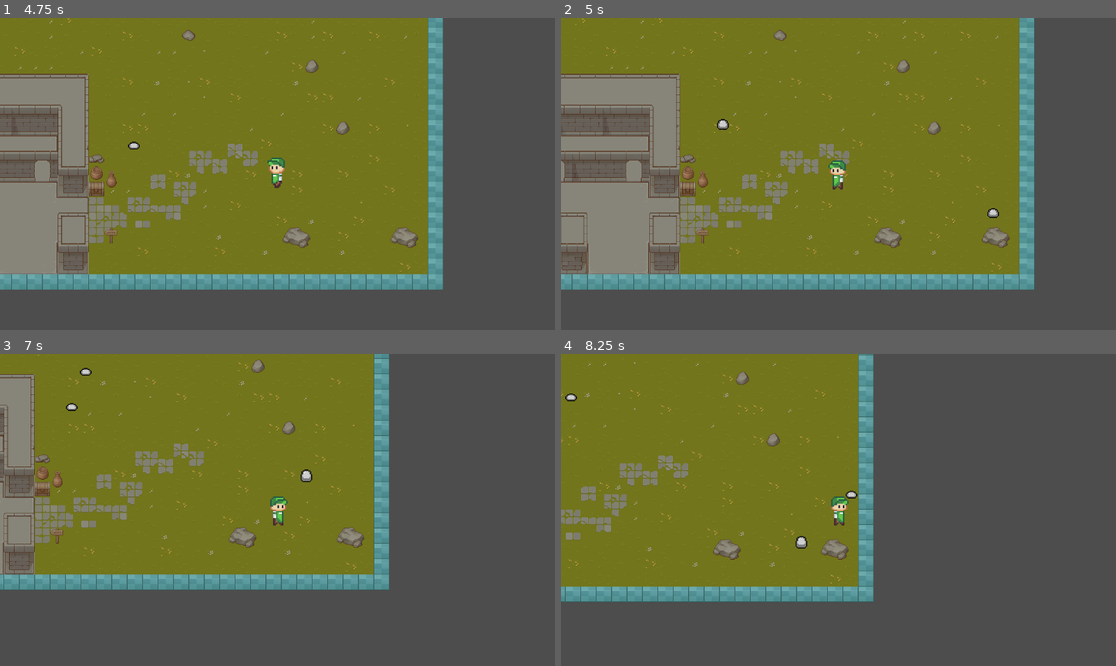
Above: before the commit, frames 1-4 (two rows, left to right).
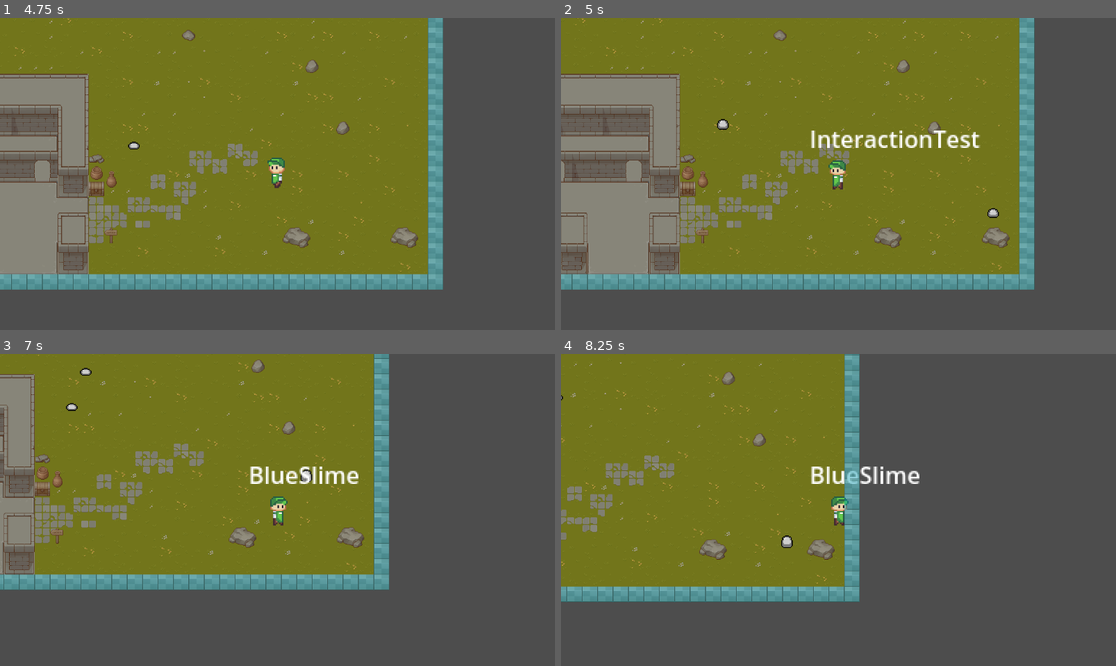
Above: after the commit, the same moments.

Repository: NemuiKoda/ldjam_56
Game: Godot game, scene res://level/main.tscn
Two runs of this game, one before a commit and one after it. Both use one fixed random seed, a clock stepped at 60 frames per second and the inputs below.
Inputs:
- Up to frame 1 (4.75 s): hold D (right) 0.53-1.28 s; tap E (interact, bound only after the commit) every 0.75 s from 0.6 to 4.35 s; hold S (down) 1.28-2.03 s; hold D (right) 2.03-2.78 s; hold W (up) 2.78-3.53 s; hold A (left) from 3.53 s (still down)
- Up to frame 2 (5 s): keep holding A (left)
- Up to frame 3 (7 s): release A (left) at 5.03 s; hold S (down) 5.03-5.78 s; tap E (interact, bound only after the commit) at 5.1, 5.85, 6.6 s; hold D (right) 5.78-6.53 s; hold W (up) from 6.53 s (still down)
- Up to frame 4 (8.25 s): release W (up) at 7.28 s; hold D (right) 7.28-8.03 s; tap E (interact, bound only after the commit) at 7.35, 8.1 s; hold S (down) from 8.03 s (still down)

Frame 1 is identical in both runs. In frame 2, 0.9% of the frame differs, in the area x 45-76%, y 36-42%; in frame 3, 0.6%; in frame 4, 7.9%, in the area x 0-65%, y 0-80%.

Commit message:
interaction with slimes

Diff:
--- a/entitys/player/player.gd
+++ b/entitys/player/player.gd
@@ -2,12 +2,25 @@
 
 @export var move_speed : float = 250
 @onready var animation = $AnimationPlayer
+@onready var all_interactions = []
+@onready var interactLabel = $"Interaction components/InteractLabel"
+
+var carrying_slime = false
+var blue_slime_inventory = 0
+var red_slime_inventory = 0
+var green_slime_inventory = 0
+
+func _ready():
+	update_interactions()
 
 func _physics_process(delta):
 	var input_direction = Vector2(
 		Input.get_action_strength("right") - Input.get_action_strength("left"),
 		Input.get_action_strength("down") - Input.get_action_strength("up")
 	)
+
+	if Input.is_action_just_pressed("interact"):
+		execute_interaction()
 
 	if input_direction.x == 1:
 		$Sprite2D.flip_h = false
@@ -23,3 +36,35 @@
 	velocity = input_direction * move_speed
 
 	move_and_slide()
+
+#Interactionmethods
+######################################################################
+
+func _on_interaction_area_area_entered(area: Area2D) -> void:
+	all_interactions.insert(0,area)
+	update_interactions()
+
+
+func _on_interaction_area_area_exited(area: Area2D) -> void:
+	all_interactions.erase(area)
+	update_interactions()
+
+func update_interactions():
+	if all_interactions:
+		interactLabel.text = all_interactions[0].interact_label
+	else:
+		interactLabel.text = ""
+
+func execute_interaction():
+	if all_interactions:
+		var cur_interaction = all_interactions[0]
+		match cur_interaction.interact_type:
+			"print_text" : print(cur_interaction.interact_value)
+			"blue_slime" :
+				print(str(carrying_slime) + " " + str(blue_slime_inventory))
+				if carrying_slime == false:
+					print(cur_interaction.interact_value)
+					blue_slime_inventory += 1
+					carrying_slime = true
+					cur_interaction.get_parent().queue_free()
+					print(str(carrying_slime) + " " + str(blue_slime_inventory))
--- a/entitys/player/player.tscn
+++ b/entitys/player/player.tscn
@@ -1,10 +1,25 @@
-[gd_scene load_steps=8 format=3 uid="uid://bbgekotruutm4"]
+[gd_scene load_steps=9 format=3 uid="uid://bbgekotruutm4"]
 
 [ext_resource type="Script" path="res://entitys/player/player.gd" id="1_hq055"]
 [ext_resource type="Texture2D" uid="uid://duo78yh4av8bh" path="res://assets/OurAssets/Player32x32.png" id="2_lwj5a"]
 
 [sub_resource type="RectangleShape2D" id="RectangleShape2D_nwtlq"]
 size = Vector2(9, 14)
+
+[sub_resource type="Animation" id="Animation_senat"]
+resource_name = "RESET"
+tracks/0/type = "value"
+tracks/0/imported = false
+tracks/0/enabled = true
+tracks/0/path = NodePath("Sprite2D:frame")
+tracks/0/interp = 1
+tracks/0/loop_wrap = true
+tracks/0/keys = {
+"times": PackedFloat32Array(0),
+"transitions": PackedFloat32Array(1),
+"update": 1,
+"values": [0]
+}
 
 [sub_resource type="Animation" id="Animation_wkgip"]
 resource_name = "idle"
@@ -21,21 +36,6 @@
 "transitions": PackedFloat32Array(1, 1, 1, 1),
 "update": 1,
 "values": [0, 4, 5, 4]
-}
-
-[sub_resource type="Animation" id="Animation_senat"]
-resource_name = "RESET"
-tracks/0/type = "value"
-tracks/0/imported = false
-tracks/0/enabled = true
-tracks/0/path = NodePath("Sprite2D:frame")
-tracks/0/interp = 1
-tracks/0/loop_wrap = true
-tracks/0/keys = {
-"times": PackedFloat32Array(0),
-"transitions": PackedFloat32Array(1),
-"update": 1,
-"values": [0]
 }
 
 [sub_resource type="Animation" id="Animation_ilbl7"]
@@ -62,6 +62,9 @@
 "walking": SubResource("Animation_ilbl7")
 }
 
+[sub_resource type="CircleShape2D" id="CircleShape2D_b0plu"]
+radius = 26.3354
+
 [node name="Player" type="CharacterBody2D"]
 scale = Vector2(3, 3)
 script = ExtResource("1_hq055")
@@ -79,3 +82,26 @@
 libraries = {
 "": SubResource("AnimationLibrary_ys07t")
 }
+
+[node name="Interaction components" type="Node2D" parent="."]
+z_index = 1
+
+[node name="Interaction Area" type="Area2D" parent="Interaction components"]
+collision_layer = 0
+collision_mask = 2
+monitorable = false
+
+[node name="CollisionShape2D" type="CollisionShape2D" parent="Interaction components/Interaction Area"]
+shape = SubResource("CircleShape2D_b0plu")
+
+[node name="InteractLabel" type="Label" parent="Interaction components"]
+offset_left = -20.0
+offset_top = -36.0
+offset_right = 20.0
+offset_bottom = -13.0
+text = "test"
+horizontal_alignment = 1
+vertical_alignment = 1
+
+[connection signal="area_entered" from="Interaction components/Interaction Area" to="." method="_on_interaction_area_area_entered"]
+[connection signal="area_exited" from="Interaction components/Interaction Area" to="." method="_on_interaction_area_area_exited"]
--- a/entitys/slime/basic_slime.tscn
+++ b/entitys/slime/basic_slime.tscn
@@ -1,7 +1,8 @@
-[gd_scene load_steps=9 format=3 uid="uid://d2rlnjpscqq8y"]
+[gd_scene load_steps=10 format=3 uid="uid://d2rlnjpscqq8y"]
 
 [ext_resource type="Script" path="res://entitys/slime/basic_slime.gd" id="1_1ew2l"]
 [ext_resource type="Texture2D" uid="uid://w4hlhy5ibib2" path="res://assets/OurAssets/SlimeBase.png" id="2_fd8qp"]
+[ext_resource type="PackedScene" uid="uid://dex23khdct4bh" path="res://interactible/InteractArea.tscn" id="3_mx3bo"]
 
 [sub_resource type="CanvasItemMaterial" id="CanvasItemMaterial_nhk8n"]
 
@@ -97,3 +98,9 @@
 libraries = {
 "": SubResource("AnimationLibrary_mpytp")
 }
+
+[node name="InteractArea" parent="." instance=ExtResource("3_mx3bo")]
+scale = Vector2(0.5, 0.5)
+interact_label = "BlueSlime"
+interact_type = "blue_slime"
+interact_value = "blue"
--- /dev/null
+++ b/interactible/InteractArea.tscn
@@ -0,0 +1,15 @@
+[gd_scene load_steps=3 format=3 uid="uid://dex23khdct4bh"]
+
+[ext_resource type="Script" path="res://interactible/interact_area.gd" id="1_wtx78"]
+
+[sub_resource type="CircleShape2D" id="CircleShape2D_xlpv2"]
+radius = 58.0
+
+[node name="InteractArea" type="Area2D"]
+collision_layer = 2
+collision_mask = 0
+monitoring = false
+script = ExtResource("1_wtx78")
+
+[node name="CollisionShape2D" type="CollisionShape2D" parent="."]
+shape = SubResource("CircleShape2D_xlpv2")
--- /dev/null
+++ b/interactible/interact_area.gd
@@ -0,0 +1,6 @@
+class_name Interactable extends Area2D
+
+
+@export var interact_label = "none"
+@export var interact_type = "none"
+@export var interact_value = "none"
--- a/level/main.tscn
+++ b/level/main.tscn
@@ -7,6 +7,7 @@
 [ext_resource type="Texture2D" uid="uid://bntafodq0ncxe" path="res://assets/tilemap/TX Props.png" id="5_chedb"]
 [ext_resource type="Script" path="res://level/spawner.gd" id="6_i2x7v"]
 [ext_resource type="PackedScene" uid="uid://bbgekotruutm4" path="res://entitys/player/player.tscn" id="6_wsmm1"]
+[ext_resource type="PackedScene" uid="uid://dex23khdct4bh" path="res://interactible/InteractArea.tscn" id="8_jb2e1"]
 
 [sub_resource type="TileSetAtlasSource" id="TileSetAtlasSource_ewmak"]
 texture = ExtResource("1_owgqh")
@@ -397,3 +398,9 @@
 position = Vector2(731, 284)
 
 [node name="Camera2D2" type="Camera2D" parent="Player"]
+
+[node name="InteractArea" parent="." instance=ExtResource("8_jb2e1")]
+position = Vector2(588, 34)
+interact_label = "InteractionTest"
+interact_type = "print_text"
+interact_value = "Yay it worked"
--- a/project.godot
+++ b/project.godot
@@ -37,6 +37,16 @@
 "events": [Object(InputEventKey,"resource_local_to_scene":false,"resource_name":"","device":-1,"window_id":0,"alt_press …(192 unchanged characters)…
 ]
 }
+interact={
+"deadzone": 0.5,
+"events": [Object(InputEventKey,"resource_local_to_scene":false,"resource_name":"","device":-1,"window_id":0,"alt_pressed":false,"shift_pressed":false,"ctrl_pressed":false,"meta_pressed":false,"pressed":false,"keycode":0,"physical_keycode":69,"key_label":0,"unicode":101,"location":0,"echo":false,"script":null)
+]
+}
+
+[layer_names]
+
+2d_render/layer_2="Interactions"
+2d_physics/layer_2="Interactable"
 
 [rendering]
 
Not shown: 1 places in level/main.tscn that only renumber resources
